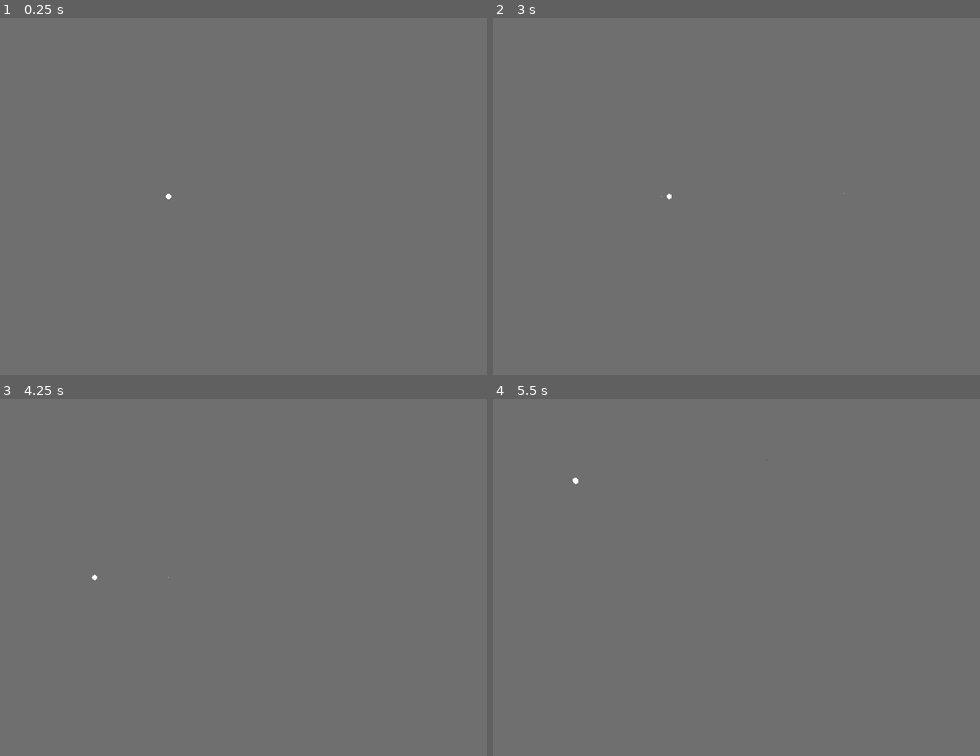
Above: before the commit, frames 1-4 (two rows, left to right).
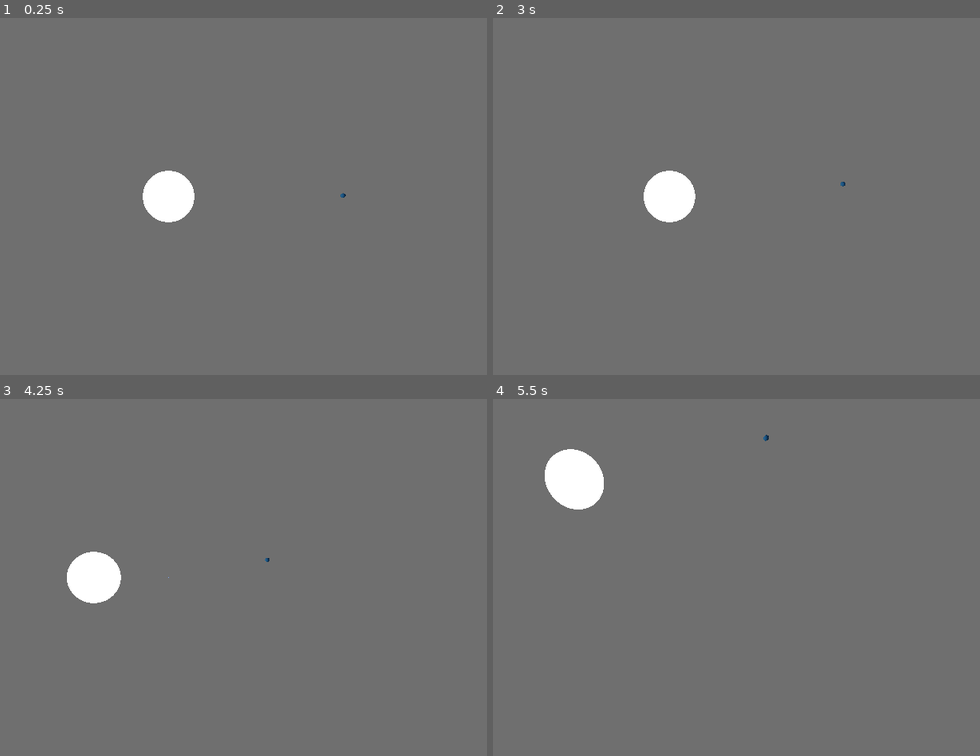
Above: after the commit, the same moments.

Repository: DarkLegend001/Space-Simulator
Game: Godot game, scene res://main/main.tscn
Two runs of this game, one before a commit and one after it. Both use one fixed random seed, a clock stepped at 60 frames per second and the inputs below. A sky picture missing from this copy of the repository is replaced by a grey-blue gradient.
Inputs (mouse positions are in pixels of both pictures, inside the frame that each line leads up to):
- Up to frame 1 (0.25 s): no input
- Up to frame 2 (3 s): tap Enter at 0.5 s; move the mouse to (799, 178) at 0.52 s; hold S (camera_back) 0.53-1.28 s; click (799, 178) at 0.67 s; move the mouse to (531, 214) at 1.27 s; tap Ctrl (camera_down) at 1.35 s; click (531, 214) at 1.42 s; tap Space (camera_up) at 2 s; move the mouse to (726, 117) at 2.02 s; hold W (camera_forward) 2.03-2.78 s; click (726, 117) at 2.17 s; move the mouse to (629, 267) at 2.77 s; tap A (camera_left) at 2.85 s; click (629, 267) at 2.92 s
- Up to frame 3 (4.25 s): tap Enter at 3.5 s; move the mouse to (360, 631) at 3.52 s; hold D (camera_right) from 3.53 s (still down); click (360, 631) at 3.67 s
- Up to frame 4 (5.5 s): move the mouse to (outside the picture) at 4.27 s; release D (camera_right) at 4.28 s; tap Shift (camera_roll_right) at 4.35 s; click (outside the picture) at 4.42 s; tap Space (camera_up) at 5 s; move the mouse to (692, 577) at 5.02 s; hold Down (camera_rotate_down) from 5.03 s (still down); click (692, 577) at 5.17 s

The runs differ from the first frame. In frame 1, 1.2% of the frame differs, in the area x 29-72%, y 42-58%; in frame 2, 1.2%; in frame 3, 1.3%; in frame 4, 1.6%, in the area x 10-57%, y 10-31%.

Commit message:
change timestep system and refix following behavior

Diff:
--- a/controller/simulation_controller.gd
+++ b/controller/simulation_controller.gd
@@ -3,12 +3,17 @@
 var main_simulation: Simulation
 var bodies: Array
 var paths: Array
-# timesteps per frame
-@export var speed := 50
+# timesteps per second
+@export var speed := 1000
+# seconds of physics per timestep
+@export var timestep := 60
 # number of timesteps for prediction
 @export var prediction_length := 30
 # size of prediction timesteps
-@export var prediction_timestep_size := 3600
+@export var prediction_timestep := 36000
+
+var elapsed_update_time := 0.0
+
 var celestial_body_scene = preload("res://main/celestial_body.tscn")
 var celestial_path_scene = preload("res://rendering/celestial_path_renderer.tscn")
 
@@ -19,13 +24,16 @@
 	#for i in bodies.size():
 		#spawn_celestial_path()
 
-func move_camera(velocity: Vector3):
-	$"../Camera3D".move(velocity * speed * main_simulation.timestep / Globals.distance_scale)
+func move_camera(velocity: Vector3, delta: float):
+	$"../Camera3D".move(2 * velocity * speed * timestep * delta / Globals.distance_scale)
+	print(delta)
 
 # Called every frame. 'delta' is the elapsed time since the previous frame.
 func _process(delta: float) -> void:
-	for i in range(0, speed):
-		main_simulation.update()
+	elapsed_update_time += delta
+	while elapsed_update_time > 1.0 / speed:
+		main_simulation.update(timestep)
+		elapsed_update_time -= 1.0 / speed
 
 func spawn_celestial_body(title: String, pos: Vector3, vel: Vector3, mass: float, radius: float, luminance:float, color: Color):
 	var sim_body = CelestialBodySimulation.new(pos, vel, Vector3.ZERO, mass, radius)
@@ -63,12 +71,11 @@
 # This method relies on the order of bodies being consistent in all arrays
 func get_curves() -> Array:
 	var curves := Array()
-	var prediction_sim = main_simulation
-	prediction_sim.timestep = prediction_timestep_size
+	var prediction_sim = main_simulation.duplicate(true)
 	for body in bodies:
 		curves.append(Curve3D.new())
 	for i in prediction_length:
-		prediction_sim.update()
+		prediction_sim.update(prediction_timestep)
 		for j in prediction_sim.celestial_bodies.size():
 			curves[j].add_point(prediction_sim.celestial_bodies[j].pos)
 	return curves
--- a/data/globals.gd
+++ b/data/globals.gd
@@ -2,4 +2,4 @@
 
 # Defines how many metres corresponds with one position unit of Godot
 @export var distance_scale: int = 1e3
-@export var size_scale: int = 9e6
+@export var size_scale: int = 9e5
--- a/rendering/celestial_body_renderer.gd
+++ b/rendering/celestial_body_renderer.gd
@@ -34,11 +34,8 @@
 
 
 # Called every frame. 'delta' is the elapsed time since the previous frame.
-func _process(_delta: float) -> void:
+func _process(delta: float) -> void:
 	position = sim_body.pos / Globals.distance_scale
 	rotation = sim_body.rot
 	if (following):
-		$"../../../SimulationController".move_camera(sim_body.vel)
-
-func set_following(following: bool):
-	self.following = following
+		$"../../../SimulationController".move_camera(sim_body.vel, delta)
--- a/simulation/simulation.gd
+++ b/simulation/simulation.gd
@@ -1,7 +1,6 @@
 class_name Simulation
 extends Resource
 # seconds
-var timestep: float
 var totalTime: int
 
 # All celestial bodies
@@ -10,11 +9,10 @@
 
 
 func _init():
-	timestep = 5
 	totalTime = 0
 	celestial_bodies = Array()
 	calculator = PhysicsCalculator.new()
 
-func update():
+func update(timestep: float):
 	#print("Updating 'Simulation'")
 	calculator.integrate_forces(celestial_bodies, timestep)
